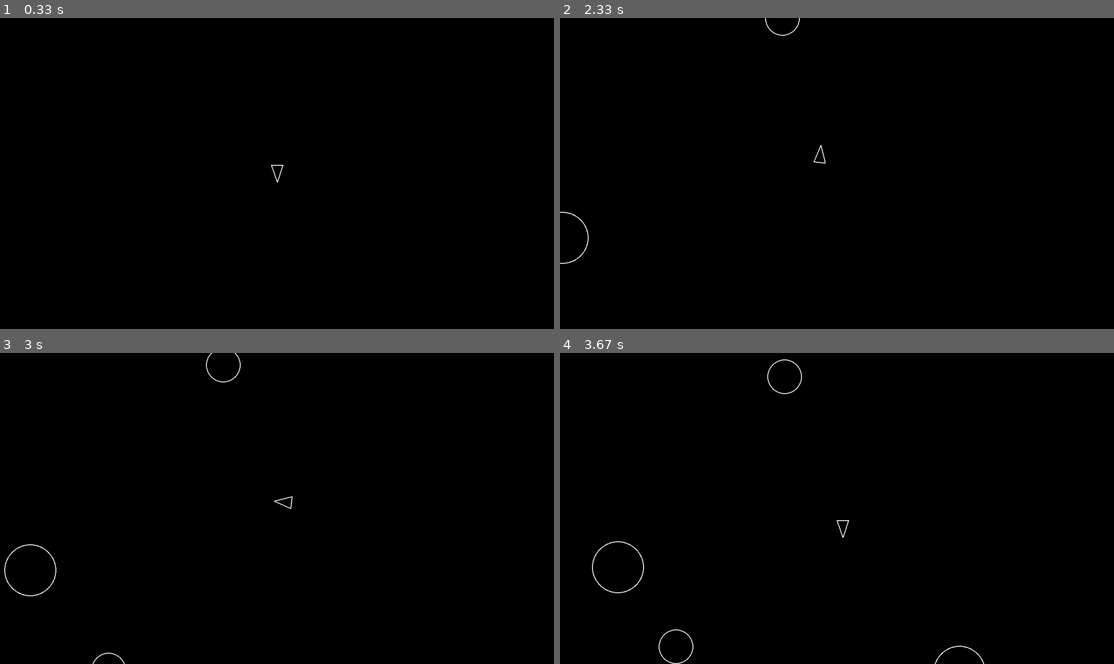
Above: before the commit, frames 1-4 (two rows, left to right).
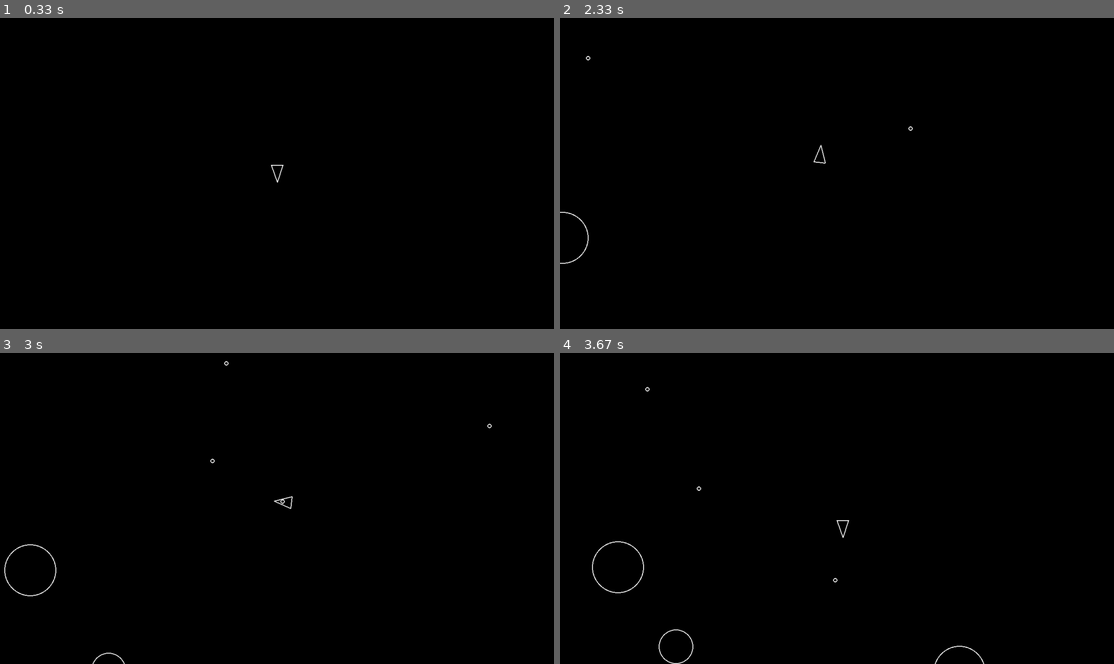
Above: after the commit, the same moments.

Repository: BrayDev-Backend/pygame-asteroids
Game: pygame game, started from main.py
Same seed, same stepped clock (60 frames per second), same inputs: the game is played once before the commit and once after it.
Inputs:
- Up to frame 1 (0.33 s): no input
- Up to frame 2 (2.33 s): tap Space at 0.33, 0.73, 1.03, 1.23, 1.57, 1.87, 2.07 s; hold D 0.67-1.13 s; hold W 1.17-1.47 s; hold D 1.5-1.97 s; hold A from 2 s (still down)
- Up to frame 3 (3 s): tap Space at 2.37, 2.63, 2.97 s; release A at 2.53 s; hold S 2.57-2.87 s; hold A from 2.9 s (still down)
- Up to frame 4 (3.67 s): tap Space at 3.27, 3.4 s; release A at 3.3 s; hold W from 3.33 s (still down)

Frame 1 is identical in both runs. In frame 2, less than 0.1% of the frame differs, in the area x 4-64%, y 0-37%; in frame 3, 0.1%; in frame 4, 0.1%, in the area x 15-51%, y 1-74%.

Commit message:
fate: It was added the functions for shoot and destroy asteroids

Diff:
--- a/constants.py
+++ b/constants.py
@@ -10,3 +10,4 @@
 ASTEROID_MAX_RADIUS = ASTEROID_MIN_RADIUS * ASTEROID_KINDS
 SHOT_RADIUS = 5
 PLAYER_SHOOT_SPEED = 500
+PLAYER_SHOOT_COOLDOWN_SECONDS = 0.3
--- a/main.py
+++ b/main.py
@@ -40,6 +40,12 @@
                 log_event("player_hit")
                 print("Game over!")
                 sys.exit()
+        for asteroid in asteroids:
+            for shot in shots:
+                if asteroid.collides_with(shot):
+                    log_event("asteroid_shot")
+                    asteroid.kill()
+                    shot.kill()
         pygame.display.flip()
     # print(f"Starting Asteroids with pygame version: {pygame.version.ver}")
     # print(f"Screen width: {SCREEN_WIDTH}")
--- a/player.py
+++ b/player.py
@@ -1,4 +1,13 @@
-from constants import PLAYER_RADIUS, LINE_WIDTH, PLAYER_TURNED_SPEED, PLAYER_SPEED
+from math import log
+from constants import (
+    PLAYER_RADIUS,
+    LINE_WIDTH,
+    PLAYER_TURNED_SPEED,
+    PLAYER_SPEED,
+    SHOT_RADIUS,
+    PLAYER_SHOOT_SPEED,
+    PLAYER_SHOOT_COOLDOWN_SECONDS,
+)
 from circleshape import CircleShape
 from shot import Shot
 import pygame
@@ -8,6 +17,7 @@
     def __init__(self, x, y):
         super().__init__(x, y, PLAYER_RADIUS)
         self.rotation = 0
+        self.shoot_cooldown = 0
 
     # in the Player class
     def triangle(self):
@@ -26,7 +36,7 @@
 
     def update(self, dt):
         keys = pygame.key.get_pressed()
-
+        self.shoot_cooldown -= dt
         if keys[pygame.K_a]:
             self.rotate(-dt)
         if keys[pygame.K_d]:
@@ -35,6 +45,12 @@
             self.move(-dt)
         if keys[pygame.K_w]:
             self.move(dt)
+        if keys[pygame.K_SPACE]:
+            if self.shoot_cooldown > 0:
+                pass
+            else:
+                self.shoot_cooldown = PLAYER_SHOOT_COOLDOWN_SECONDS
+                self.shoot()
 
     def move(self, dt):
         unit_vector = pygame.Vector2(0, 1)
@@ -43,4 +59,5 @@
         self.position += rotated_with_speed_vector
 
     def shoot(self):
-        shot = Shot(self.x, self.y, self.radius)
+        shot = Shot(self.position, self.position, SHOT_RADIUS)
+        shot.velocity = pygame.Vector2(0, 1).rotate(self.rotation) * PLAYER_SHOOT_SPEED
